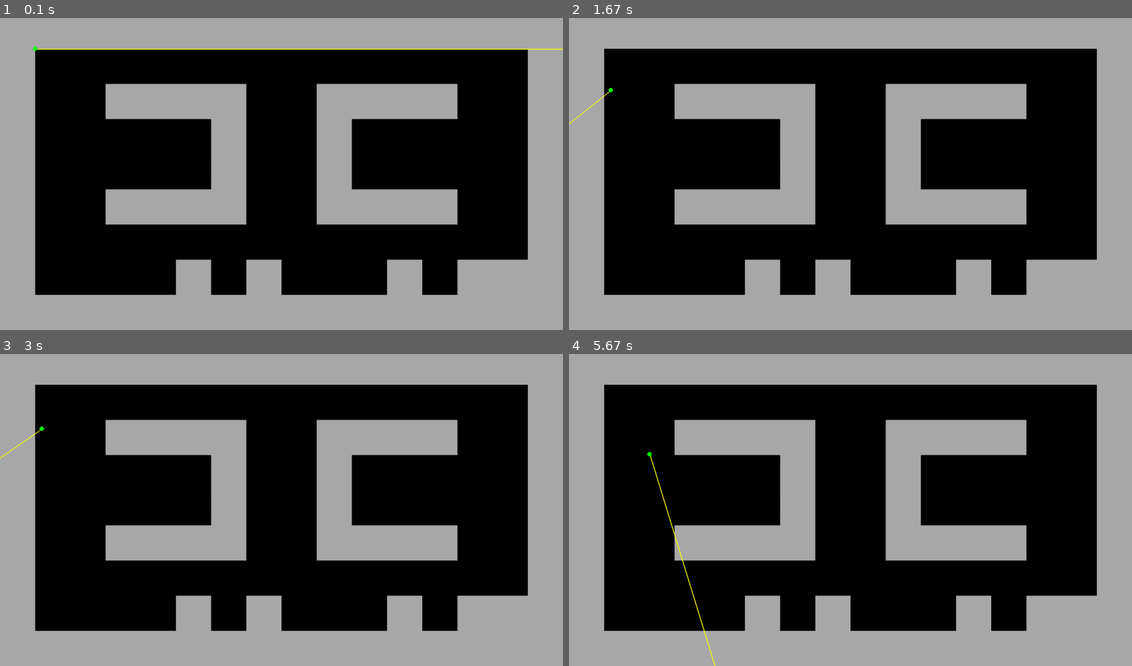
Above: before the commit, frames 1-4 (two rows, left to right).
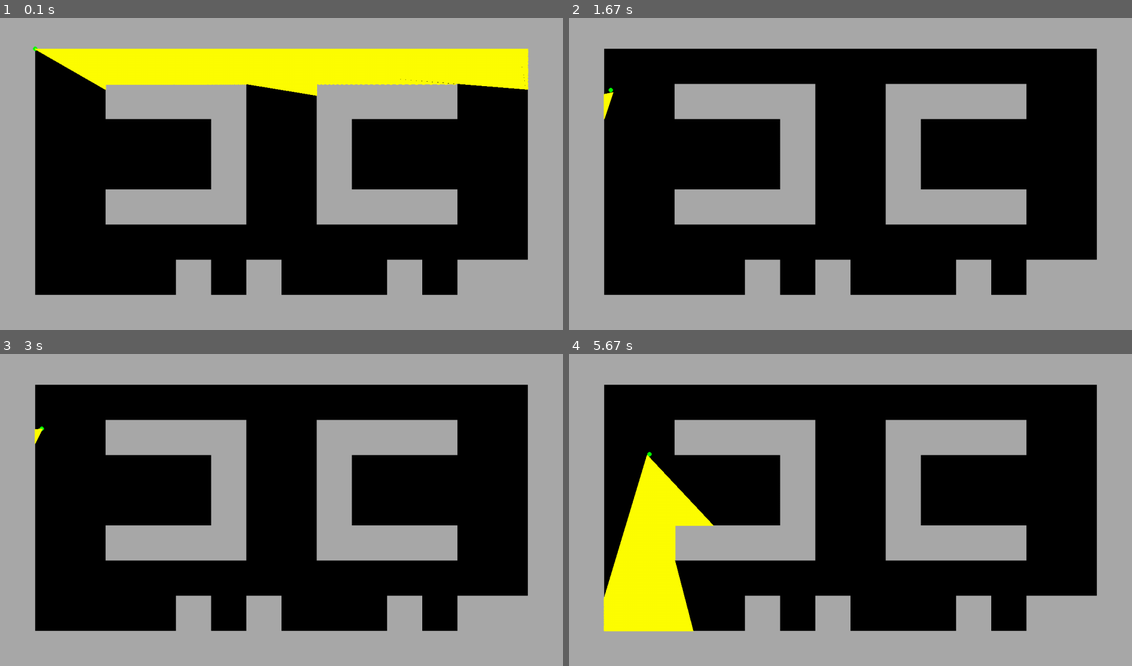
Above: after the commit, the same moments.

Repository: siddcyber/pygameDOOM
Game: pygame game, started from main.py
The game is run twice, just before and just after one commit, with the same random seed, the same clock (stepped at 60 frames per second) and the same inputs.
Inputs:
- Up to frame 1 (0.1 s): no input
- Up to frame 2 (1.67 s): hold Right 0.33-0.8 s; hold Right 0.83-1.3 s; hold Left from 1.33 s (still down); hold A from 1.33 s (still down)
- Up to frame 3 (3 s): release Left at 1.87 s; release A at 1.87 s; hold Left 1.9-2.3 s; hold A 1.9-2.3 s; hold Right 2.33-2.97 s; hold D 2.33-2.97 s
- Up to frame 4 (5.67 s): hold Left 3-3.47 s; hold A 3-3.47 s; hold Right 3.5-3.97 s; hold D 3.5-3.97 s; hold Right 4-4.47 s; hold D 4-4.47 s; hold Left 4.5-5.03 s; hold A 4.5-5.03 s; hold Left 5.07-5.47 s; hold A 5.07-5.47 s; hold Right from 5.5 s (still down); hold D from 5.5 s (still down)

The runs differ from the first frame. In frame 1, 9.7% of the frame differs, in the area x 6-100%, y 9-26%; in frame 2, 0.1%; in frame 3, less than 0.1%; in frame 4, 6.2%.

Commit message:
added Raycasting into the game with relevent updates

Diff:
--- a/Map.py
+++ b/Map.py
@@ -14,7 +14,7 @@
     [1, 1, 1, 1, 1, 1, 1, 1, 1, 1, 1, 1, 1, 1, 1, 1],
 ]
 
-mapScaling = int(width // int(len(minimap[0])))
+mapScaling = int(width / int(len(minimap[0])))
 
 
 class Map:
--- a/Raycasting.py
+++ b/Raycasting.py
@@ -3,64 +3,61 @@
 from settings import *
 from Map import mapScaling
 
-
 class RayCasting:
     def __init__(self, game):
         self.game = game
 
-        def rayCast(self):
-            playerx, playery = self.game.player.position
-            xMap, yMap = self.game.player.mapPosition
+    def ray_cast(self):
+        ox, oy = self.game.player.position
+        x_map, y_map = self.game.player.mapPosition
 
-            rayAngle = self.game.player.angle - halfFOV + 0.0001
-            for ray in range(noOfRays):
-                sin_a = math.sin(rayAngle)
-                cos_a = math.cos(rayAngle)
-                #  Horizontal
-                if sin_a > 0:
-                    y_horz = yMap + 1
-                    dy = 1
-                else:
-                    y_horz = yMap - 1e-6
-                    dy = -1
-                depth_horz = (y_horz - playery) / sin_a
-                x_horz = playerx + depth_horz * cos_a
-                deltaDepth = dy / sin_a
-                dx = deltaDepth * cos_a
-                for i in range(maxDepth):
-                    tile_horz = int(x_horz), int(y_horz)
-                    if tile_horz in self.game.Map.world_map:
-                        break
-                    x_horz += dx
-                    y_horz += dy
-                    depth_horz += deltaDepth
-                #  vertical
-                if cos_a > 0:
-                    x_vert = xMap + 1
-                    dx = 1
-                else:
-                    x_vert = xMap - 1e-6
-                    dx = -1
-                depth_vert = (x_vert - playerx) / cos_a
-                y_vert = playery + depth_vert * sin_a
-                deltaDepth = dx / cos_a
-                dy = deltaDepth * sin_a
-                for i in range(maxDepth):
-                    tile_vert = int(x_vert), int(y_vert)
-                    if tile_vert in self.game.Map.world_map:
-                        break
-                    x_vert += dx
-                    y_vert += dy
-                    depth_vert = deltaDepth
-                if depth_vert < depth_horz:
-                    depth = depth_vert
-                else:
-                    depth = depth_horz
-                #  draw for debug
-                pg.draw.line(self.game.screen, "yellow", (playerx * mapScaling, playery * mapScaling),
-                             (playerx * mapScaling + mapScaling * depth * cos_a,
-                              playery * mapScaling + mapScaling * depth * sin_a),2)
-                rayAngle += deltaAngle
+        ray_angle = self.game.player.angle - halfFOV + 0.0001
+        for ray in range(noOfRays):
+            sin_a = math.sin(ray_angle)
+            cos_a = math.cos(ray_angle)
 
-        def update(self):
-            self.rayCast()
+            # horizontals
+            y_hor, dy = (y_map + 1, 1) if sin_a > 0 else (y_map - 1e-6, -1)
+
+            depth_hor = (y_hor - oy) / sin_a
+            x_hor = ox + depth_hor * cos_a
+
+            delta_depth = dy / sin_a
+            dx = delta_depth * cos_a
+
+            for i in range(maxDepth):
+                tile_hor = int(x_hor), int(y_hor)
+                if tile_hor in self.game.map.world_map:
+                    break
+                x_hor += dx
+                y_hor += dy
+                depth_hor += delta_depth
+
+            # verticals
+            x_vert, dx = (x_map + 1, 1) if cos_a > 0 else (x_map - 1e-6, -1)
+
+            depth_vert = (x_vert - ox) / cos_a
+            y_vert = oy + depth_vert * sin_a
+
+            delta_depth = dx / cos_a
+            dy = delta_depth * sin_a
+
+            for i in range(maxDepth):
+                tile_vert = int(x_vert), int(y_vert)
+                if tile_vert in self.game.map.world_map:
+                    break
+                x_vert += dx
+                y_vert += dy
+                depth_vert += delta_depth
+            #     for debug draw
+            if depth_vert < depth_hor:
+                depth = depth_vert
+            else:
+                depth = depth_hor
+            pg.draw.line(self.game.screen, "yellow", (mapScaling * ox, mapScaling * oy),
+                         (mapScaling * ox + depth * mapScaling * cos_a, mapScaling * oy + depth * mapScaling * sin_a), 2)
+
+            ray_angle += deltaAngle
+
+    def update(self):
+        self.ray_cast()
--- a/main.py
+++ b/main.py
@@ -3,6 +3,7 @@
 from settings import *
 from Map import *
 from player import *
+from Raycasting import *
 
 
 class DoomGameMain:
@@ -16,9 +17,11 @@
     def newGame(self):
         self.map = Map(self)
         self.player = Player(self)
+        self.raycasting = RayCasting(self)
 
     def updateMain(self):
         self.player.update()
+        self.raycasting.update()
         pg.display.flip()
         self.delta_time = self.clock.tick(FPS)
         pg.display.set_caption(f'{self.clock.get_fps():.1f}')
--- a/player.py
+++ b/player.py
@@ -50,9 +50,9 @@
 
     #  changes here refers to invisible walls (fixz bug)
     def draw(self):
-        pg.draw.line(self.game.screen, 'yellow', (self.x * mapScaling, self.y * mapScaling),
-                     (self.x * mapScaling + width * math.cos(self.angle),
-                      self.y * mapScaling + width * math.sin(self.angle)), 2)
+        # pg.draw.line(self.game.screen, 'yellow', (self.x * mapScaling, self.y * mapScaling),
+        #              (self.x * mapScaling + width * math.cos(self.angle),
+        #               self.y * mapScaling + width * math.sin(self.angle)), 2)
         pg.draw.circle(self.game.screen, 'green', (self.x * mapScaling, self.y * mapScaling), 5)
 
     def update(self):
--- a/settings.py
+++ b/settings.py
@@ -18,6 +18,12 @@
 playerPosition = 1, 1  # mini_map
 playerAngle = 0
 playerSpeed = 0.004
-# playerSpeed = 0.004
 playerRotationSpeed = 0.004
-# playerRotationSpeed = 0.002
+
+# raycasting settings
+FOV = math.pi / 3
+halfFOV = FOV / 2
+noOfRays = width // 2
+halfNoOfRays = noOfRays //2
+deltaAngle = FOV / noOfRays
+maxDepth = 20
